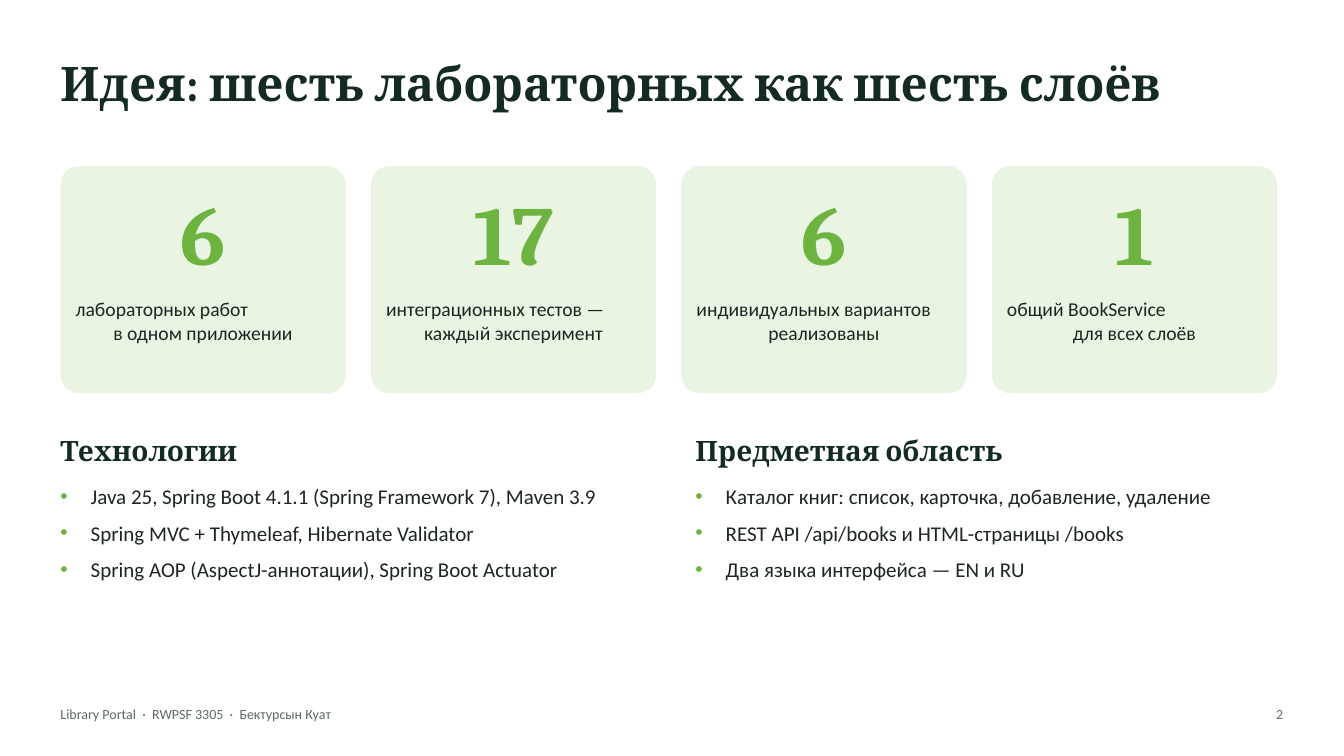
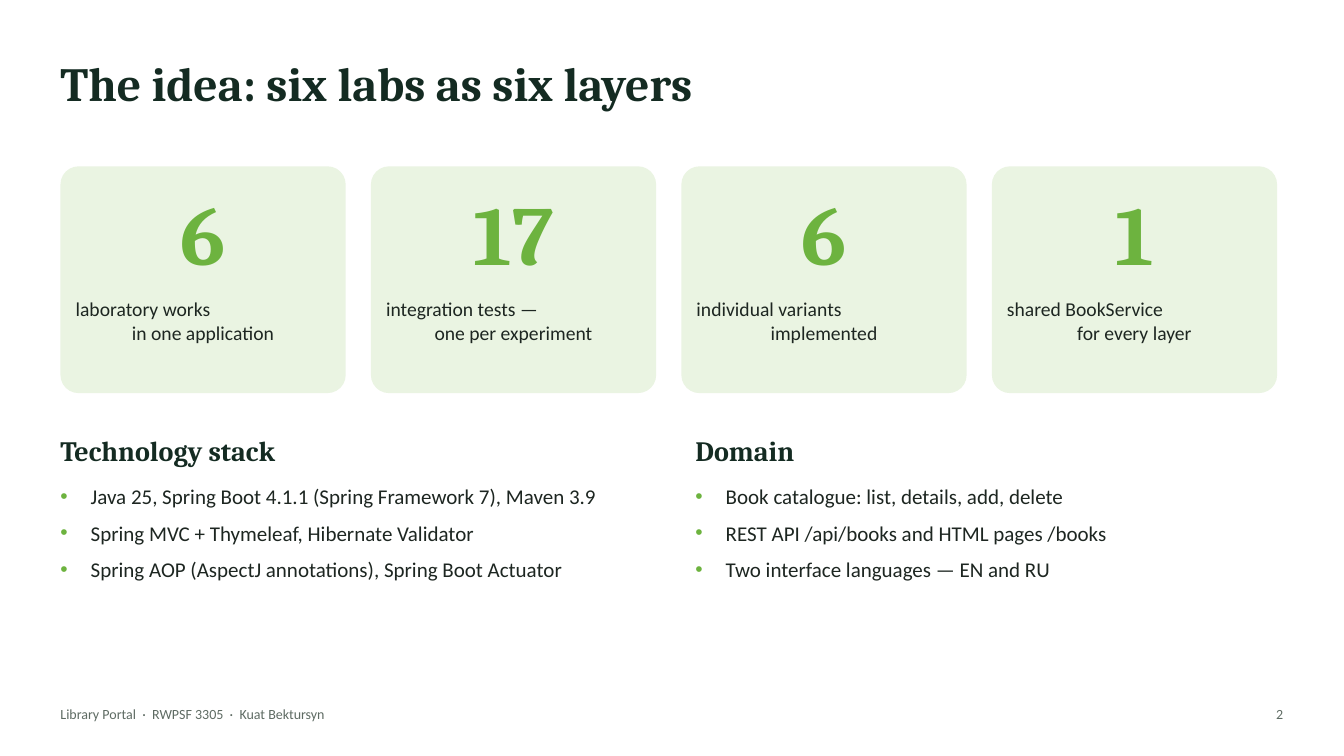
Before and after one commit to AkAyu44/library-portal, a slide deck: slide 2 of docs/Defense_Presentation.pptx. Drawn at 1344x756 pixels with LibreOffice and Linux fonts; fonts in the diff are those of the drawing. Boxes give left, top, right and bottom in pixels: in the first picture for what was removed or moved away, otherwise in the second. Text is boxed around its words. In the diff, an @@ line names an element or a change of style, - is before the commit and + after.

```diff
--- a/docs/Defense_Presentation.pptx
+++ b/docs/Defense_Presentation.pptx
@@ text at [60,68,693,112]: text changed @@
-Идея: шесть лабораторных как шесть слоёв
+The idea: six labs as six layers
@@ text at [76,302,274,343]: text changed @@
-лабораторных работ
-в одном приложении
+laboratory works
+in one application
@@ text at [386,302,593,343]: text changed @@
-интеграционных тестов —
-каждый эксперимент
+integration tests —
+one per experiment
@@ text at [696,302,878,343]: text changed @@
-индивидуальных вариантов
-реализованы
+individual variants
+implemented
@@ text at [1007,302,1192,343]: text changed @@
-общий BookService
-для всех слоёв
+shared BookService
+for every layer
@@ text at [60,441,276,467]: text changed @@
-Технологии
+Technology stack
@@ text at [695,441,794,462]: text changed @@
-Предметная область
+Domain
@@ text at [726,489,1106,581]: text changed @@
-• Каталог книг: список, карточка, добавление, удаление
-• REST API /api/books и HTML-страницы /books
-• Два языка интерфейса — EN и RU
+• Book catalogue: list, details, add, delete
+• REST API /api/books and HTML pages /books
+• Two interface languages — EN and RU
@@ text at [91,562,562,581]: text changed @@
-• Spring AOP (AspectJ-аннотации), Spring Boot Actuator
+• Spring AOP (AspectJ annotations), Spring Boot Actuator
@@ text at [60,709,324,721]: text changed @@
-Library Portal · RWPSF 3305 · Бектурсын Куат
+Library Portal · RWPSF 3305 · Kuat Bektursyn
```
Also in this commit, not shown: 13 other slides changed, 4 other files.
